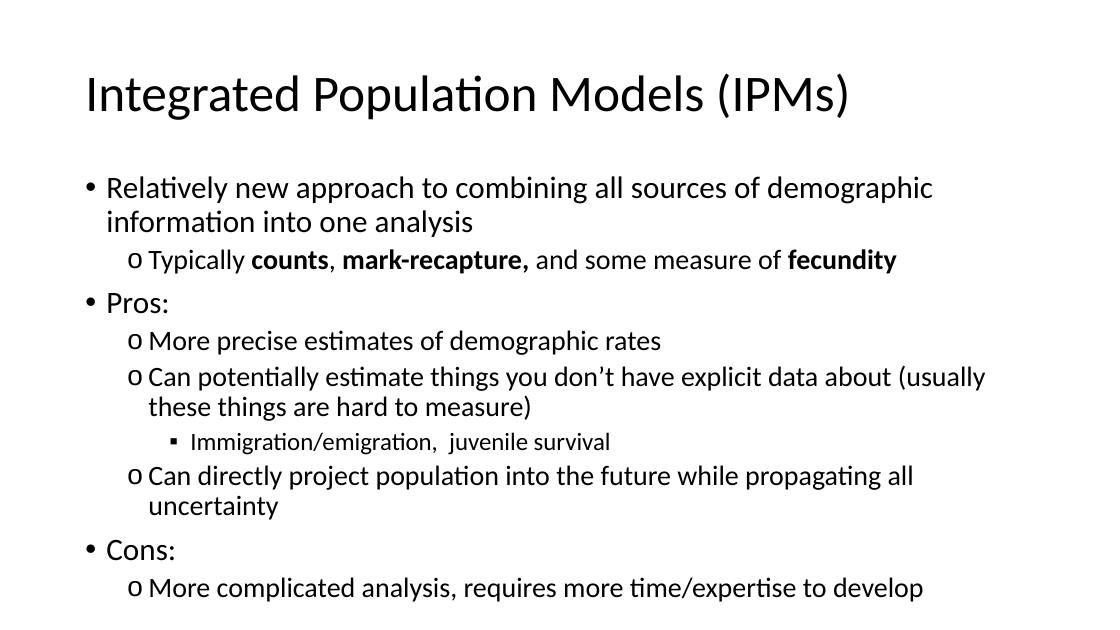
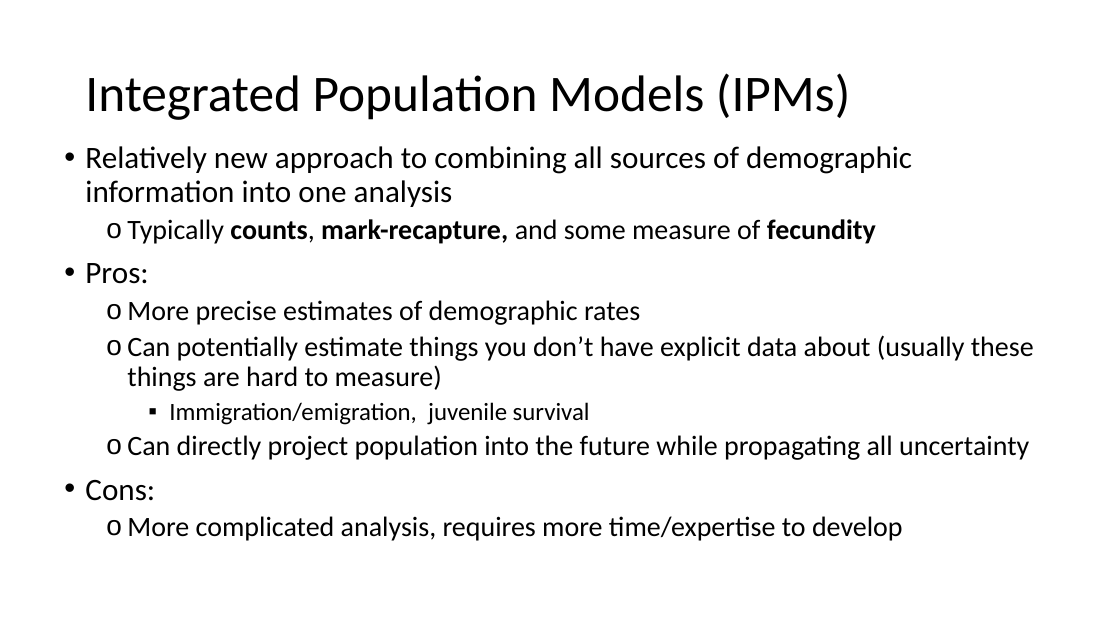
Before and after one commit to ssa200/ssa200.github.io, a slide deck: slide 18 of static/lectures/SSA_Lecture5_DemoData.pptx. Drawn at 1120x630 pixels with LibreOffice and Linux fonts; fonts in the diff are those of the drawing; background and template pictures are left out. Boxes give left, top, right and bottom in pixels: in the first picture for what was removed or moved away, otherwise in the second. Text is boxed around its words. In the diff, an @@ line names an element or a change of style, - is before the commit and + after.

```diff
--- a/static/lectures/SSA_Lecture5_DemoData.pptx
+++ b/static/lectures/SSA_Lecture5_DemoData.pptx
@@ text "Relatively new approach to combining ..." rewrapped from <box>106,176,986,602</box> to <box>85,146,1034,541</box> @@
```
Also in this commit, not shown: 2 other slides changed, 6 other files.
